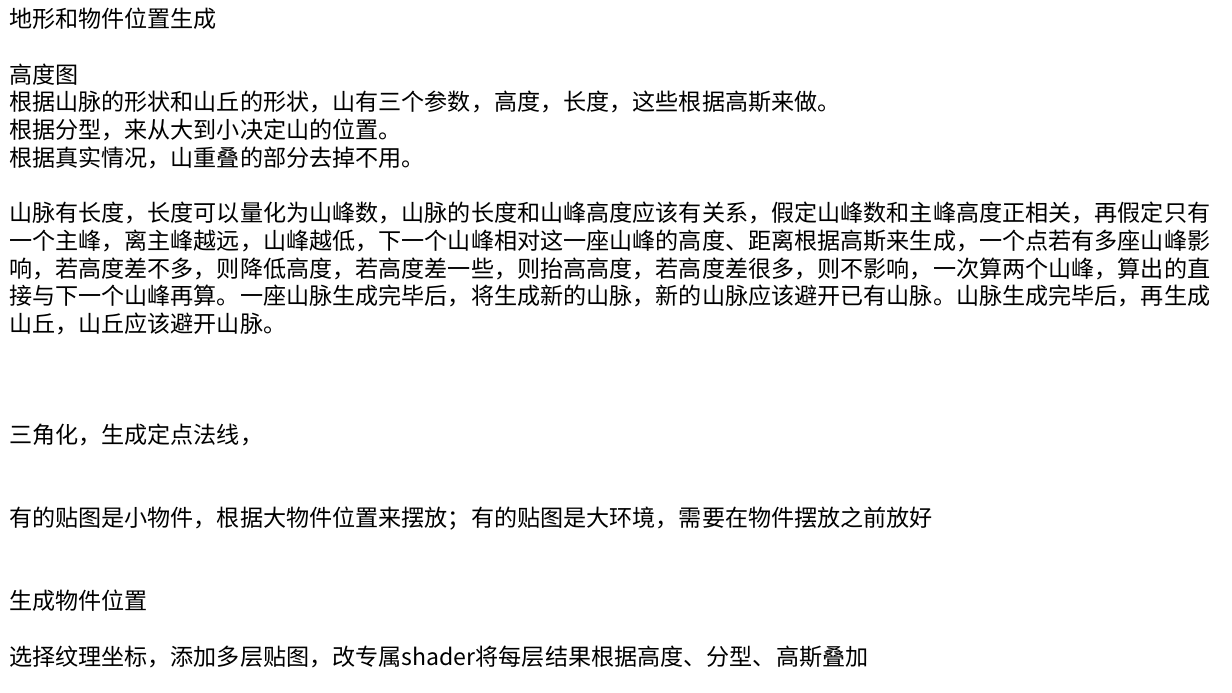
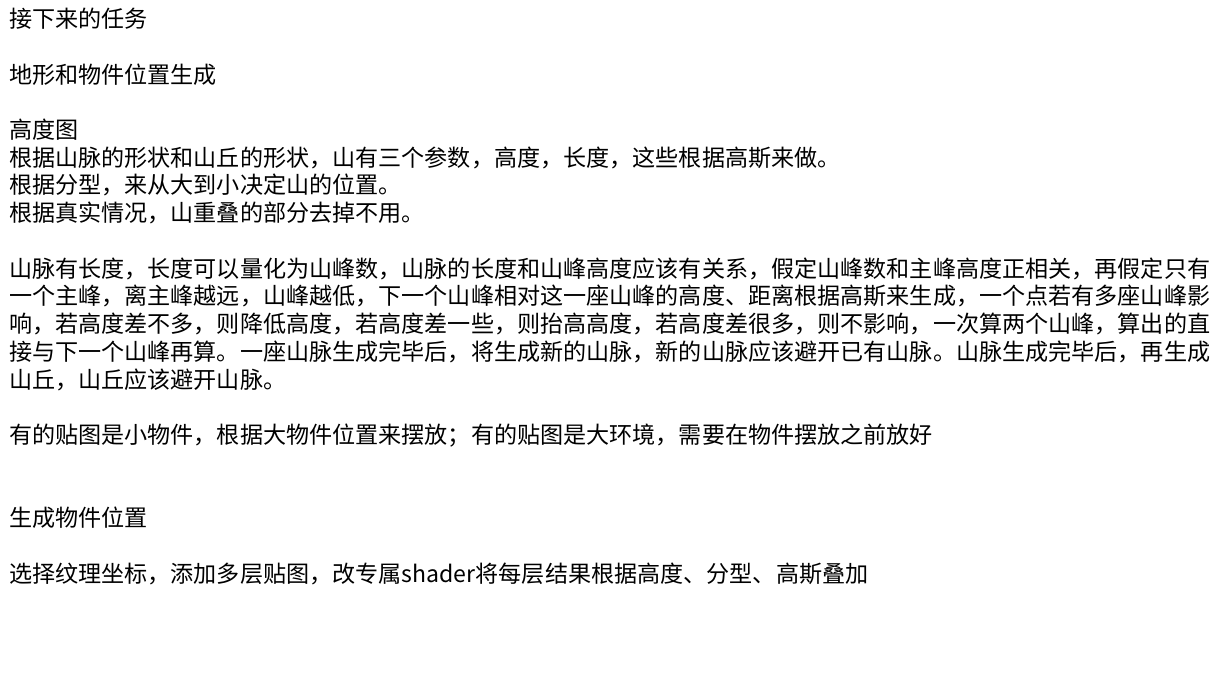
Before and after one commit to huangshansong/Hazel, a slide deck: slide 7 of 未来修改.pptx (slide 6 before the commit). Drawn at 1232x693 pixels with LibreOffice and Linux fonts; fonts in the diff are those of the drawing. Boxes give left, top, right and bottom in pixels: in the first picture for what was removed or moved away, otherwise in the second. Text is boxed around its words. In the diff, an @@ line names an element or a change of style, - is before the commit and + after.

```diff
--- a/未来修改.pptx
+++ b/未来修改.pptx
@@ text at (9,7,148,29): paragraph added @@
+接下来的任务
@@ text at (9,423,263,446): paragraph removed @@
-三角化，生成定点法线，
```
Also in this commit, not shown: 5 other slides changed, 3 slides added, 50 other files.
